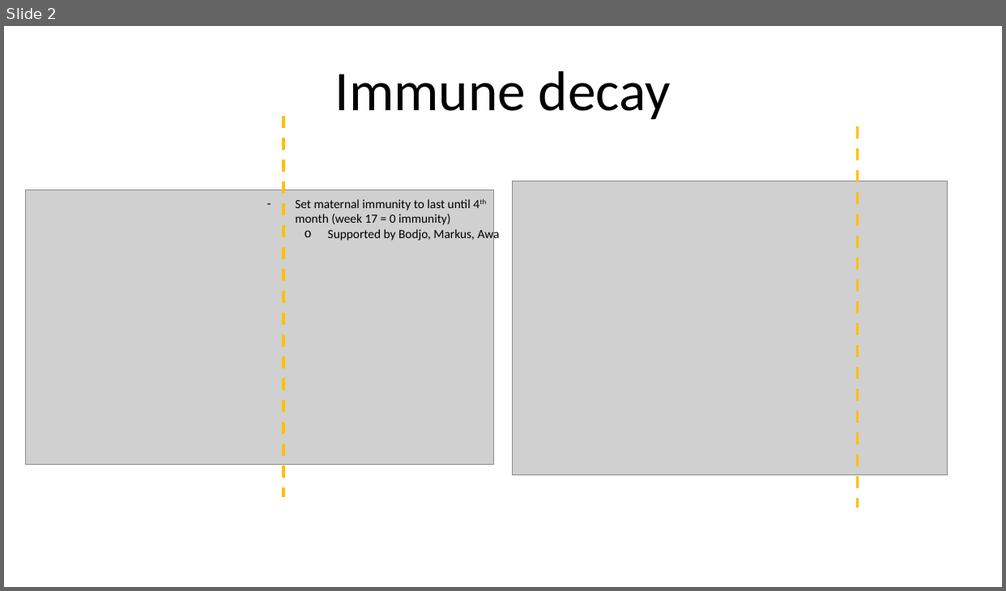
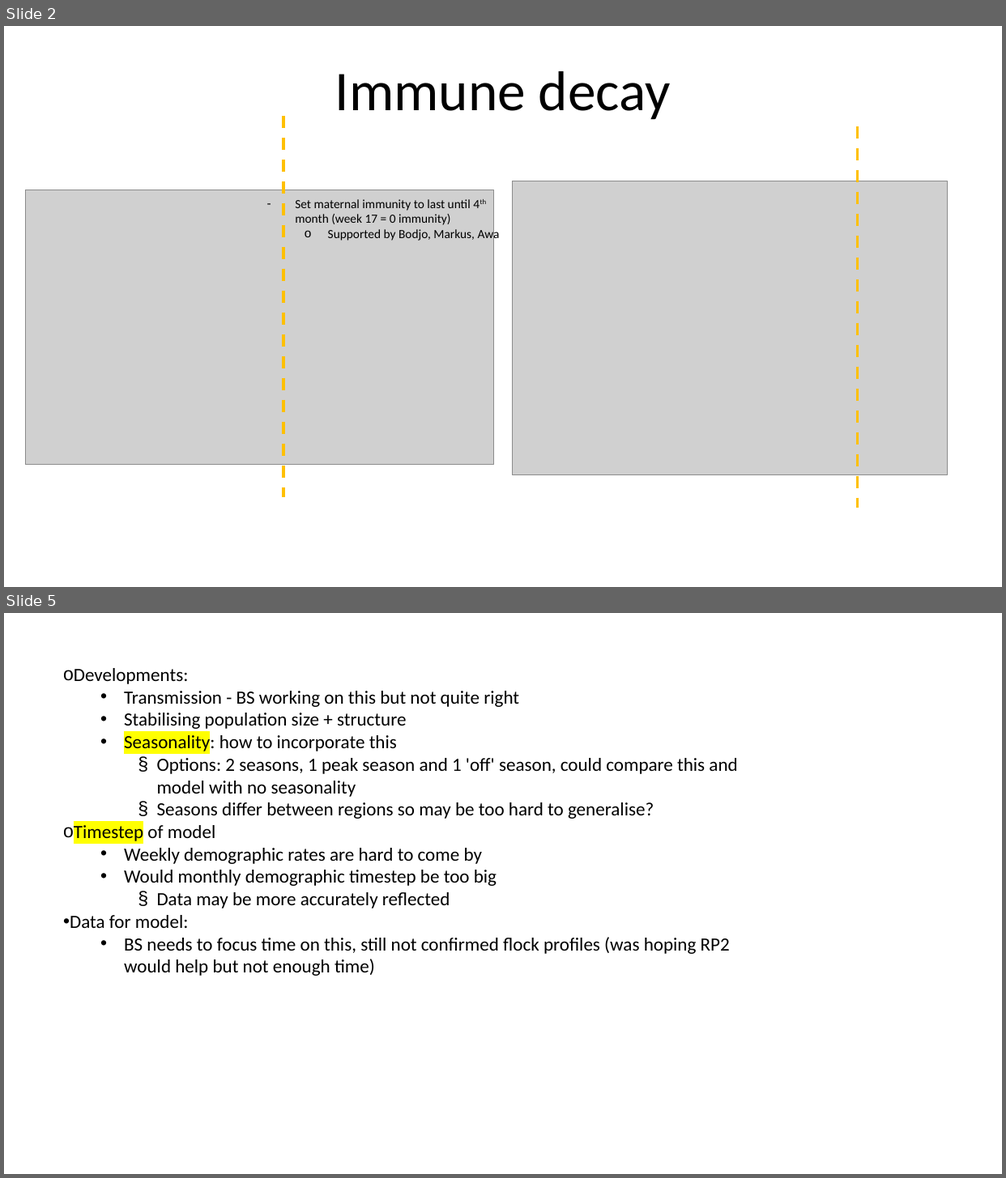
Before and after one commit to BethSavagar/demographic_model_1, a slide deck: results-presentations/model-test-BAOBAB.pptx. Shown one above the other, each under a label of ours: slide 2 before the commit, slides 2 and 5 after it; the slides between them are not shown. The pictures are 1006x591 and 1006x1178 pixels, drawn with LibreOffice and Linux fonts; fonts in the diff are those of the drawing; grey boxes stand for pictures. Boxes give left, top, right and bottom in pixels: in the first picture for what was removed or moved away, otherwise in the second. Text is boxed around its words. In the diff, an @@ line names an element or a change of style, - is before the commit and + after.

```diff
--- a/results-presentations/model-test-BAOBAB.pptx
+++ b/results-presentations/model-test-BAOBAB.pptx
@@ slide 5 added at (4,613,1002,1174), background #FFFFFF @@
@@ text added at (70,668,737,976), 18 pt, text #000000 @@
+o Developments:
+  • Transmission - BS working on this but not quite right
+  • Stabilising population size + structure
+  • Seasonality: how to incorporate this
+    § Options: 2 seasons, 1 peak season and 1 'off' season, could compare this and model with no seasonality
+    § Seasons differ between regions so may be too hard to generalise?
+o Timestep of model
+  • Weekly demographic rates are hard to come by
+  • Would monthly demographic timestep be too big
+    § Data may be more accurately reflected
+• Data for model:
+  • BS needs to focus time on this, still not confirmed flock profiles (was hoping RP2 would help but not enough time)
```
Also in this commit, not shown: 1 slide changed, 3 other slides added, 3 slides removed, 1 other file.
